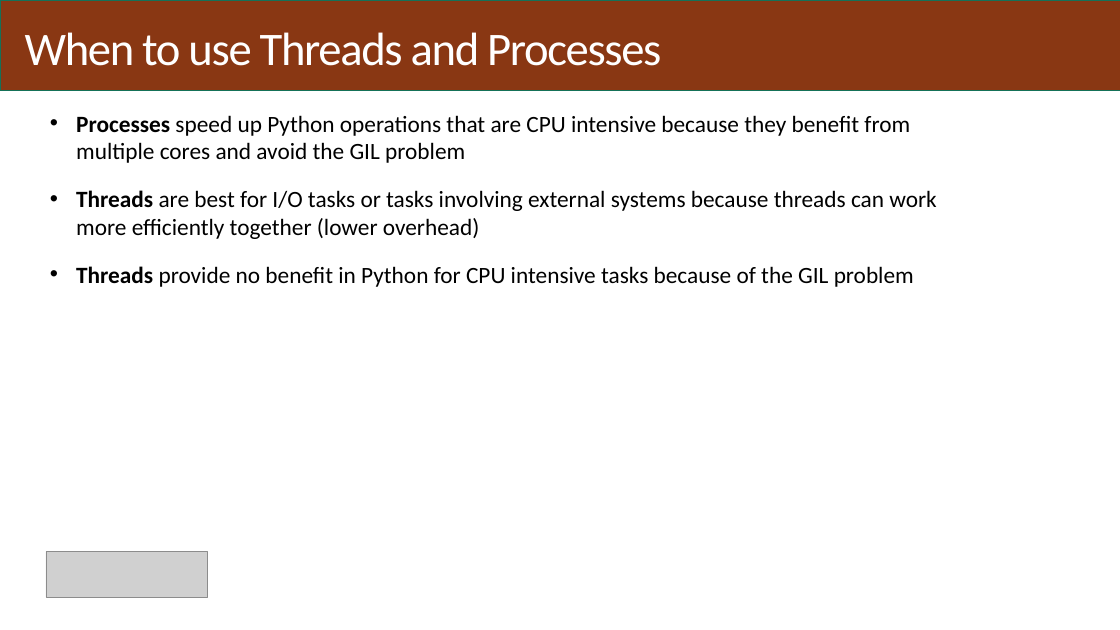
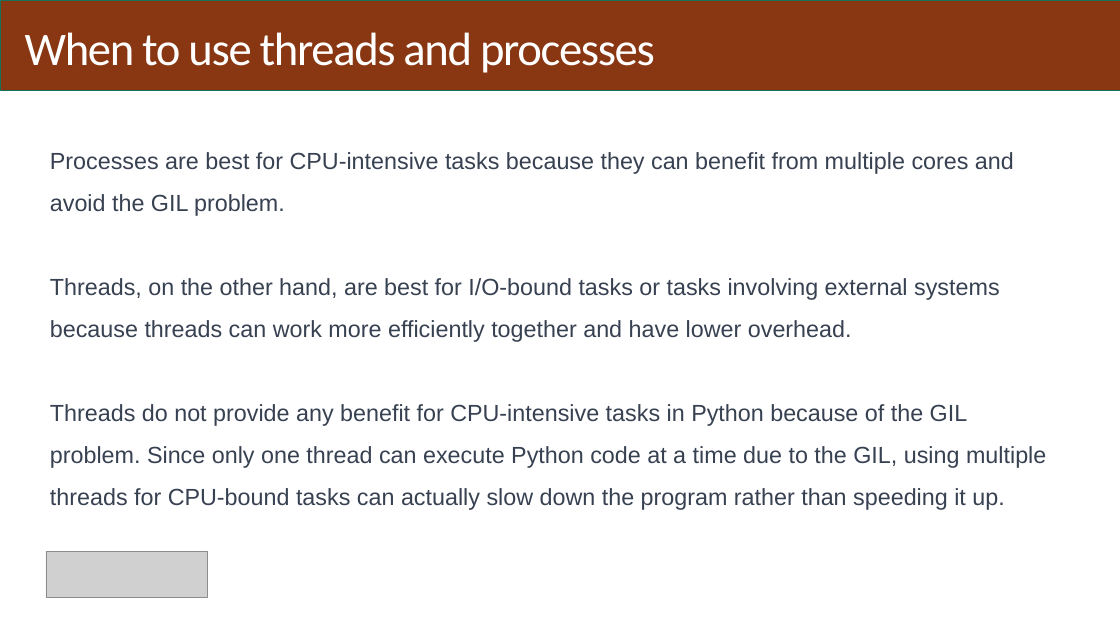
Before and after one commit to BangorUniversity/Research-Computing-Community, a slide deck: slide 14 of workshops/parallel_processing.pptx. Drawn at 1120x630 pixels with LibreOffice and Linux fonts; fonts in the diff are those of the drawing; grey boxes stand for pictures. Boxes give left, top, right and bottom in pixels: in the first picture for what was removed or moved away, otherwise in the second. Text is boxed around its words. In the diff, an @@ line names an element or a change of style, - is before the commit and + after.

```diff
--- a/workshops/parallel_processing.pptx
+++ b/workshops/parallel_processing.pptx
@@ title at [25,32,655,73]: text changed @@
-When to use Threads and Processes
+When to use threads and processes
@@ text at [50,152,1046,510]: text changed; font Calibri to Arial; text colour #000000 to #374151 @@
-• Processes speed up Python operations that are CPU intensive because they benefit from multiple cores and avoid the GIL problem
-• Threads are best for I/O tasks or tasks involving external systems because threads can work more efficiently together (lower overhead)
-• Threads provide no benefit in Python for CPU intensive tasks because of the GIL problem
+Processes are best for CPU-intensive tasks because they can benefit from multiple cores and avoid the GIL problem.
+Threads, on the other hand, are best for I/O-bound tasks or tasks involving external systems because threads can work more efficiently together and have lower overhead.
+Threads do not provide any benefit for CPU-intensive tasks in Python because of the GIL problem. Since only one thread can execute Python code at a time due to the GIL, using multiple threads for CPU-bound tasks can actually slow down the program rather than speeding it up.
```
Also in this commit, not shown: 31 other slides changed, 5 slides added, 4 slides removed.
